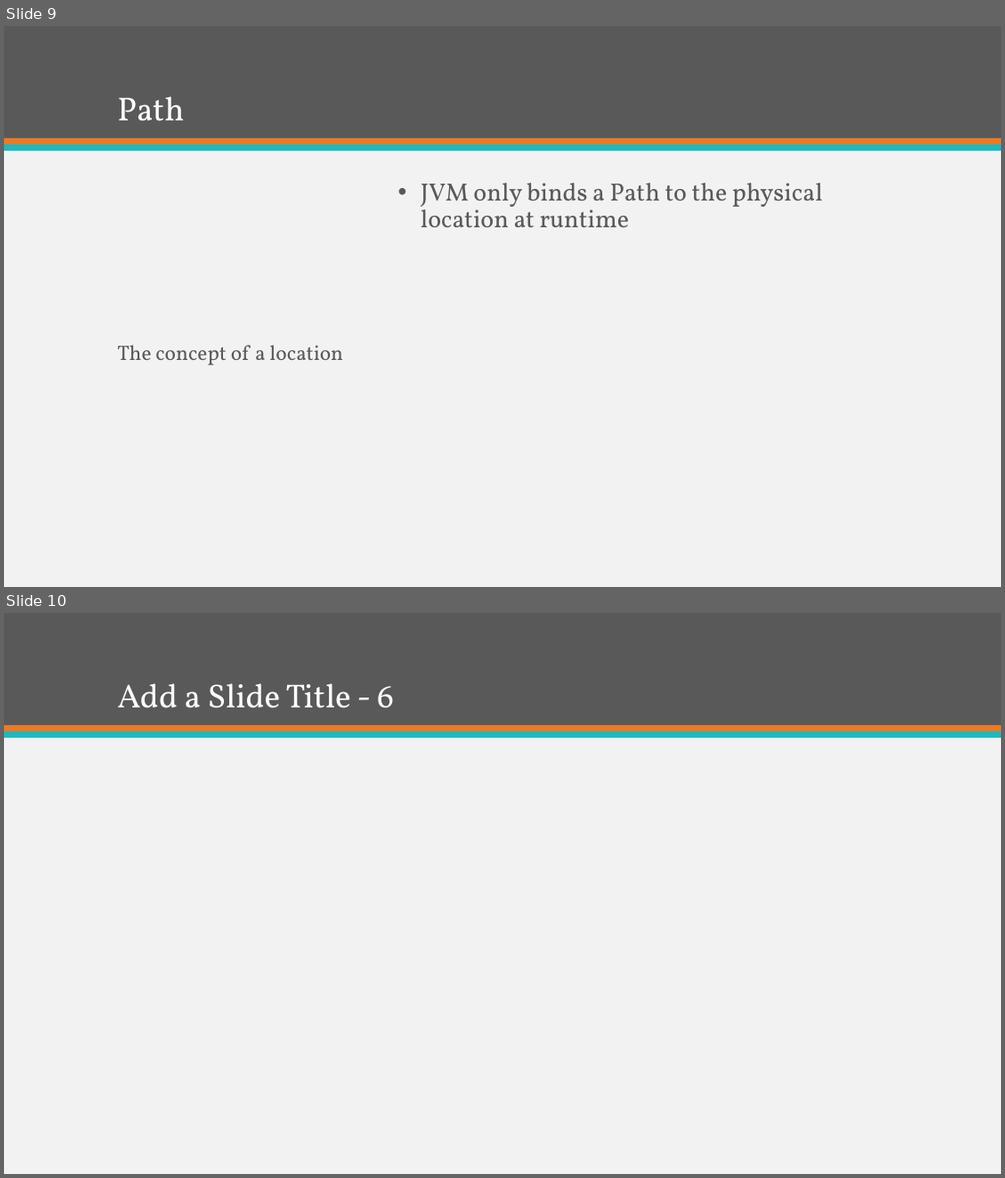
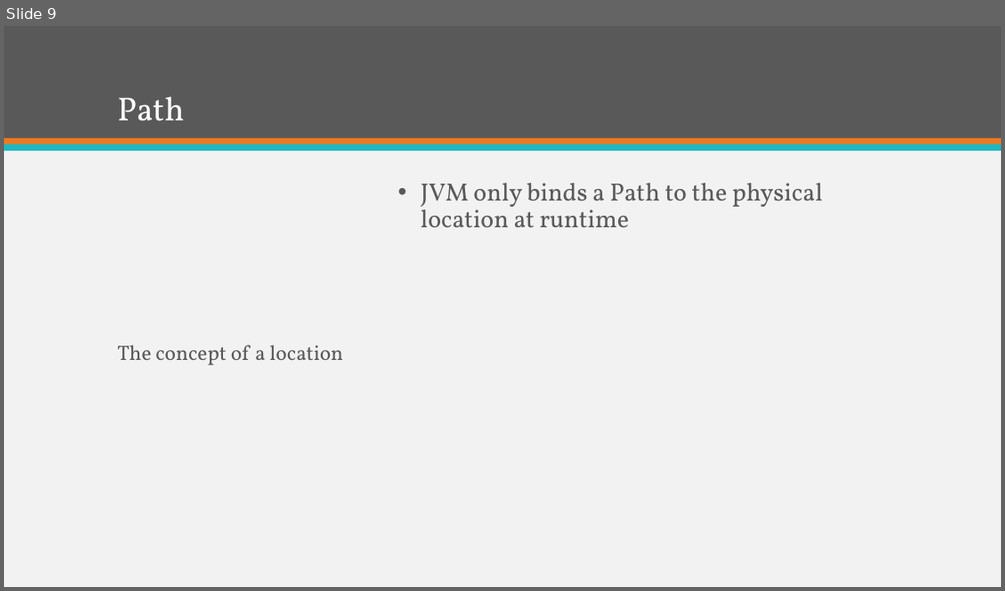
Before and after one commit to KKAries/my-repository, a slide deck: Brief Introduction of Java 7.pptx. Shown one above the other, each under a label of ours: slides 9 and 10 before the commit, slide 9 after it. The pictures are 1005x1178 and 1005x591 pixels, drawn with LibreOffice and Linux fonts; fonts in the diff are those of the drawing. Boxes give left, top, right and bottom in pixels: in the first picture for what was removed or moved away, otherwise in the second. Text is boxed around its words. In the diff, an @@ line names an element or a change of style, - is before the commit and + after.

```diff
--- a/Brief Introduction of Java 7.pptx
+++ b/Brief Introduction of Java 7.pptx
@@ slide 10 removed at (x1=4, y1=613, x2=1001, y2=1174), background #F2F2F2; not listed: 3 template elements that a slide beside it also shows @@
@@ title removed at (x1=117, y1=683, x2=394, y2=708) @@
-Add a Slide Title - 6
```
Also in this commit, not shown: 4 slides added, 1 other slide removed, 1 other file.
